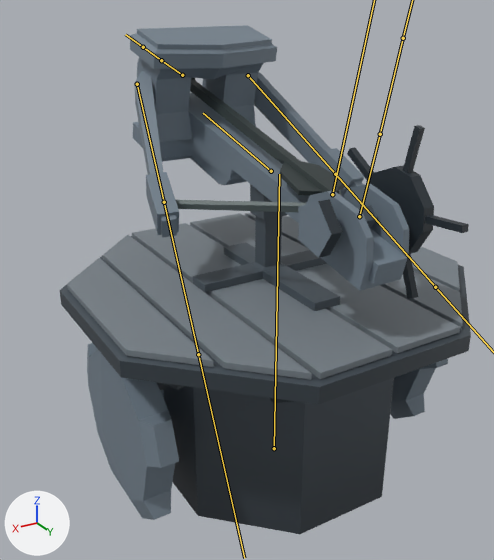
The FBX model Assets/Model/Idea_2/tower.fbx: old version first, new version second.
One viewpoint serves both versions: a camera (50 mm lens) standing at (2.52, 3.77, 3.42) and looking at (0.13, -0.21, 1.43). Lighting does not change. The marker at lower left points along +X, +Y and +Z. Both versions are drawn at frame 10 of the action 'bone_turret2|bone_turret2|bone_turret2|bow_shoot'; the numbers are the values there. The bones that bend it are drawn over the model as lines.

In view in the first picture: 'obj_turret2', 'obj_turretbase'.
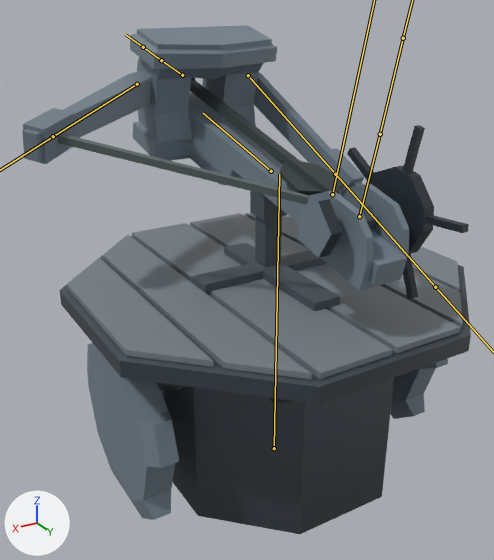
What changed in the scene script:
```text
Change bone_bow_l:
    where bone_bow_l = bpy.data.objects['bone_turret2'].pose.bones['bow.L']  # child of 'bow_rotate'
    bone_bow_l.rotation_quaternion: (0.935, 0.0, 0.0, -0.355) -> (1.0, 0.0, 0.0, 0.0)  # degrees (0, 0, -42) -> degrees (0, 0, 0)
```

Changed parts and their boxes (x1, y1, x2, y2) in the pictures (494 x 560 px):
'obj_turret2', posed (32% wider): before (130, 25, 469, 311); after (22, 25, 469, 311)
bone 'bow.L', root to tip: before (137, 84) to (164, 202); after (137, 84) to (53, 136)
